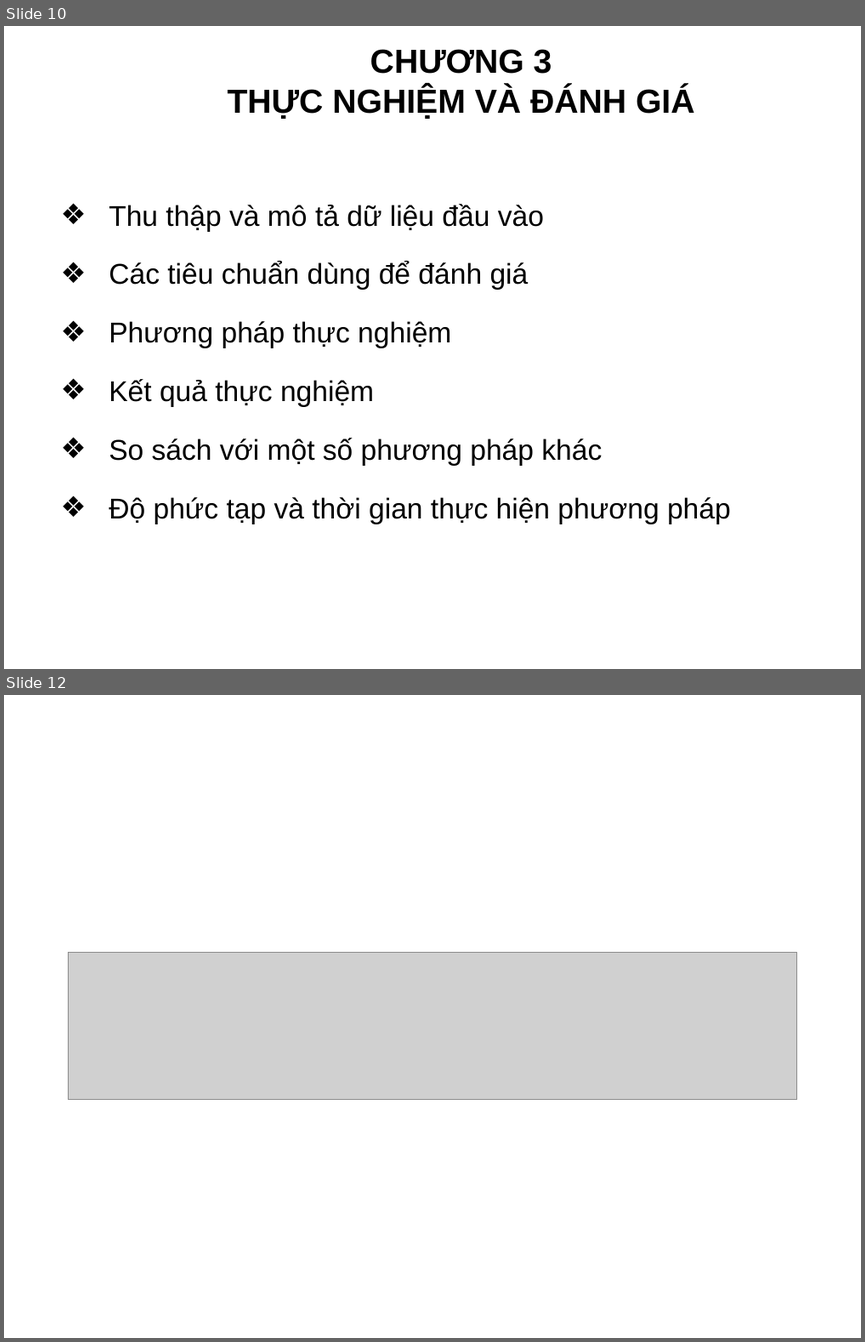
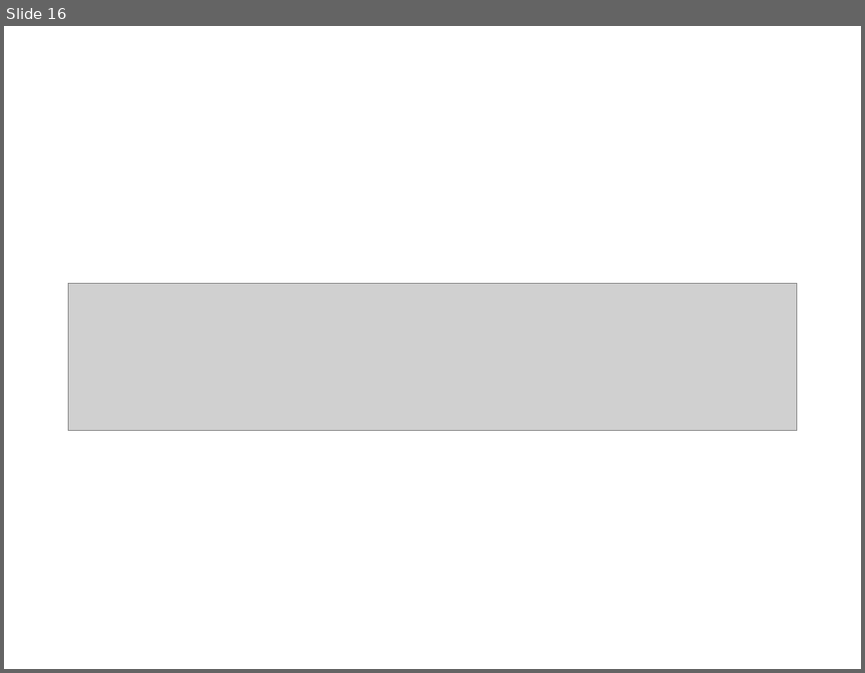
Before and after one commit to truonghaibg/thesis, a slide deck: tchai/Slide_LuanVan_TruongCongHai.ppt. Shown one above the other, each under a label of ours: slides 10 and 12 before the commit, slide 16 after it; the slides between them are not shown. The pictures are 865x1342 and 865x673 pixels, drawn with LibreOffice and Linux fonts; fonts in the diff are those of the drawing; grey boxes stand for pictures; background and template pictures are left out. Boxes give left, top, right and bottom in pixels: in the first picture for what was removed or moved away, otherwise in the second. Text is boxed around its words. In the diff, an @@ line names an element or a change of style, - is before the commit and + after.

```diff
--- a/tchai/Slide_LuanVan_TruongCongHai.ppt
+++ b/tchai/Slide_LuanVan_TruongCongHai.ppt
@@ slide 10 removed at (4, 26, 861, 669), background picture (left out) @@
@@ title removed at (228, 49, 695, 119) @@
-CHƯƠNG 3
-THỰC NGHIỆM VÀ ĐÁNH GIÁ
@@ text removed at (109, 204, 731, 524) @@
-❖ Thu thập và mô tả dữ liệu đầu vào
-❖ Các tiêu chuẩn dùng để đánh giá
-❖ Phương pháp thực nghiệm
-❖ Kết quả thực nghiệm
-❖ So sách với một số phương pháp khác
-❖ Độ phức tạp và thời gian thực hiện phương pháp
@@ what was slide 12 is now slide 16 @@
```
Also in this commit, not shown: 4 slides changed, 11 slides added, 6 other slides removed.
